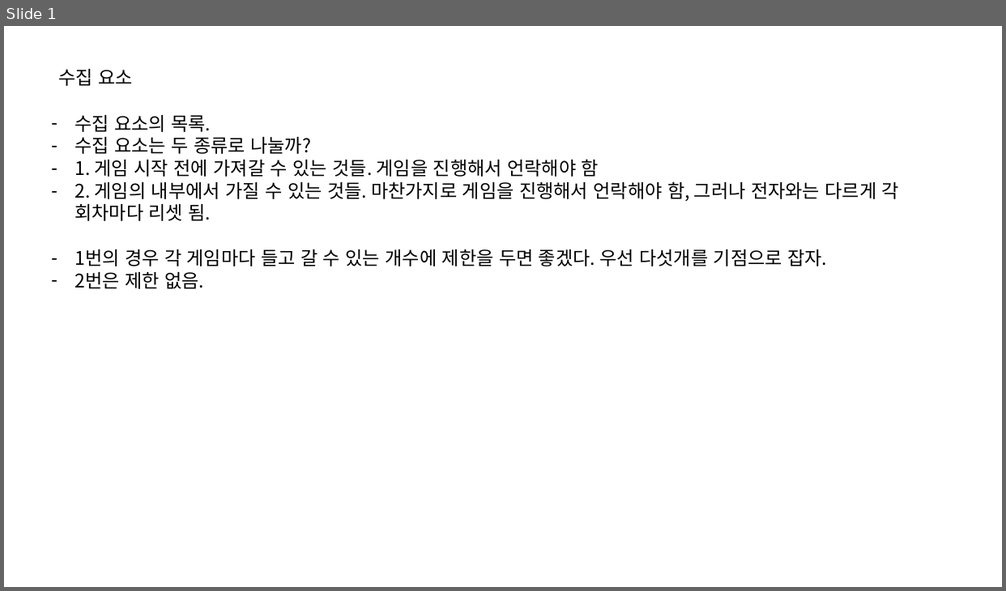
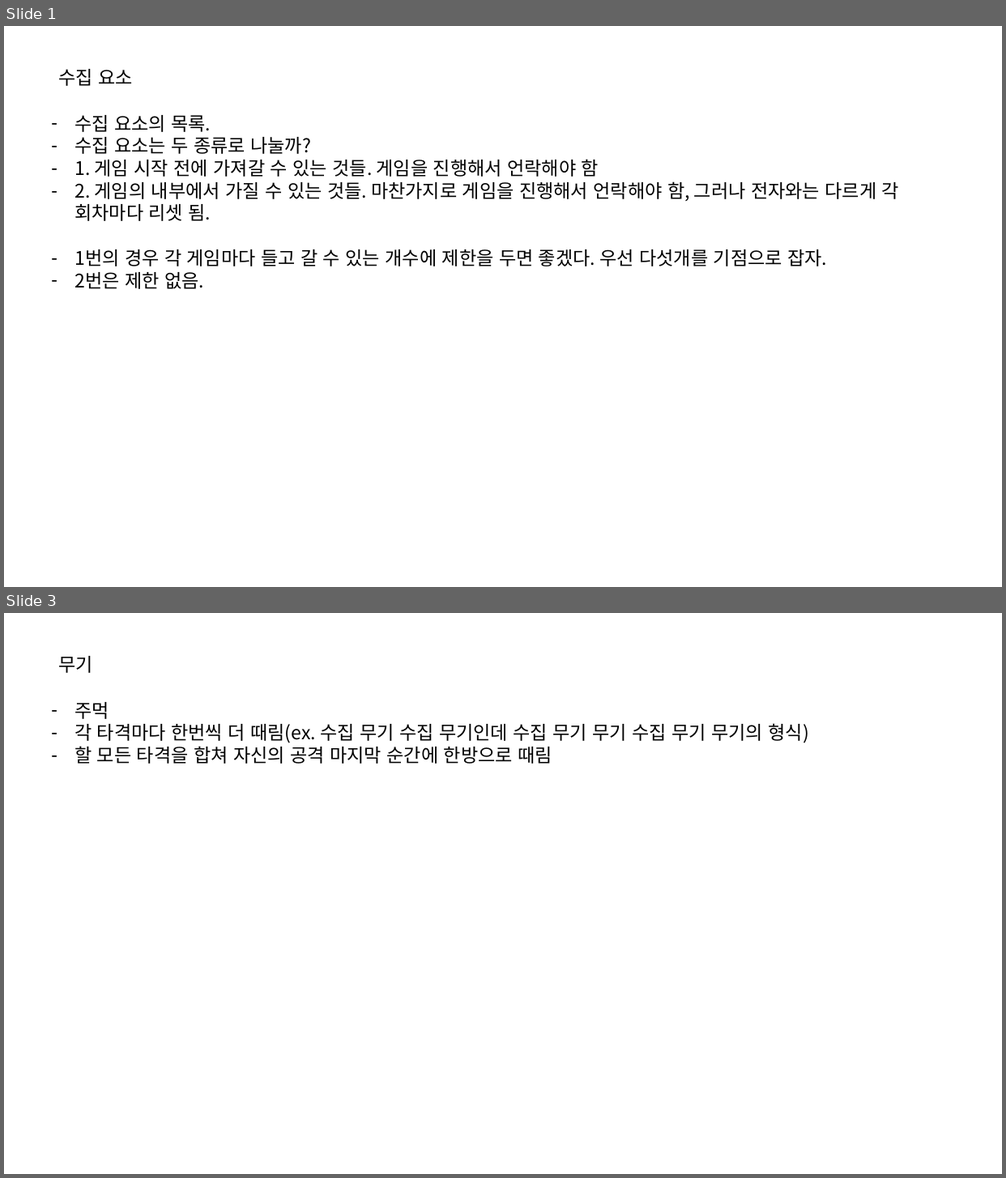
Before and after one commit to IdfKLeh/capstone, a slide deck: 수집요소.pptx. Shown one above the other, each under a label of ours: slide 1 before the commit, slides 1 and 3 after it; the slides between them are not shown. The pictures are 1006x591 and 1006x1178 pixels, drawn with LibreOffice and Linux fonts; fonts in the diff are those of the drawing. Boxes give left, top, right and bottom in pixels: in the first picture for what was removed or moved away, otherwise in the second. Text is boxed around its words. In the diff, an @@ line names an element or a change of style, - is before the commit and + after.

```diff
--- a/수집요소.pptx
+++ b/수집요소.pptx
@@ slide 3 added at box(4, 613, 1002, 1174), background #FFFFFF @@
@@ text added at box(58, 656, 93, 673), 18 pt, text #000000 @@
+무기
@@ text added at box(74, 702, 809, 764), 18 pt, text #000000 @@
+– 주먹
+– 각 타격마다 한번씩 더 때림(ex. 수집 무기 수집 무기인데 수집 무기 무기 수집 무기 무기의 형식)
+– 할 모든 타격을 합쳐 자신의 공격 마지막 순간에 한방으로 때림
```
Also in this commit, not shown: 1 other slide added, 2 other files.
